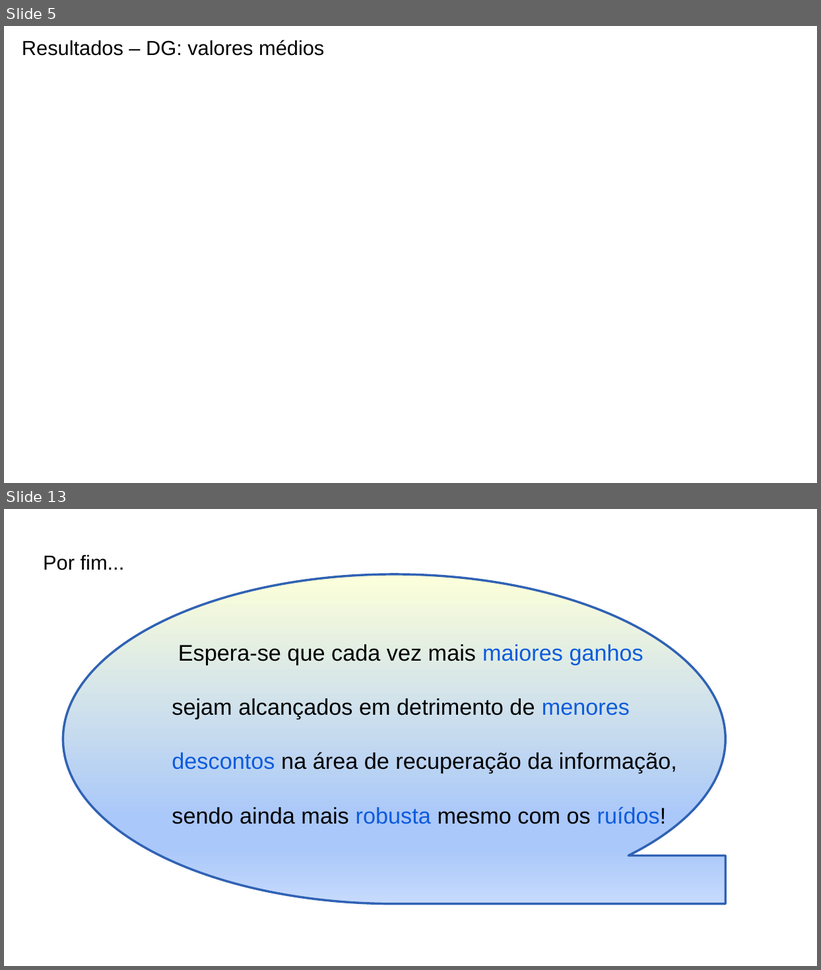
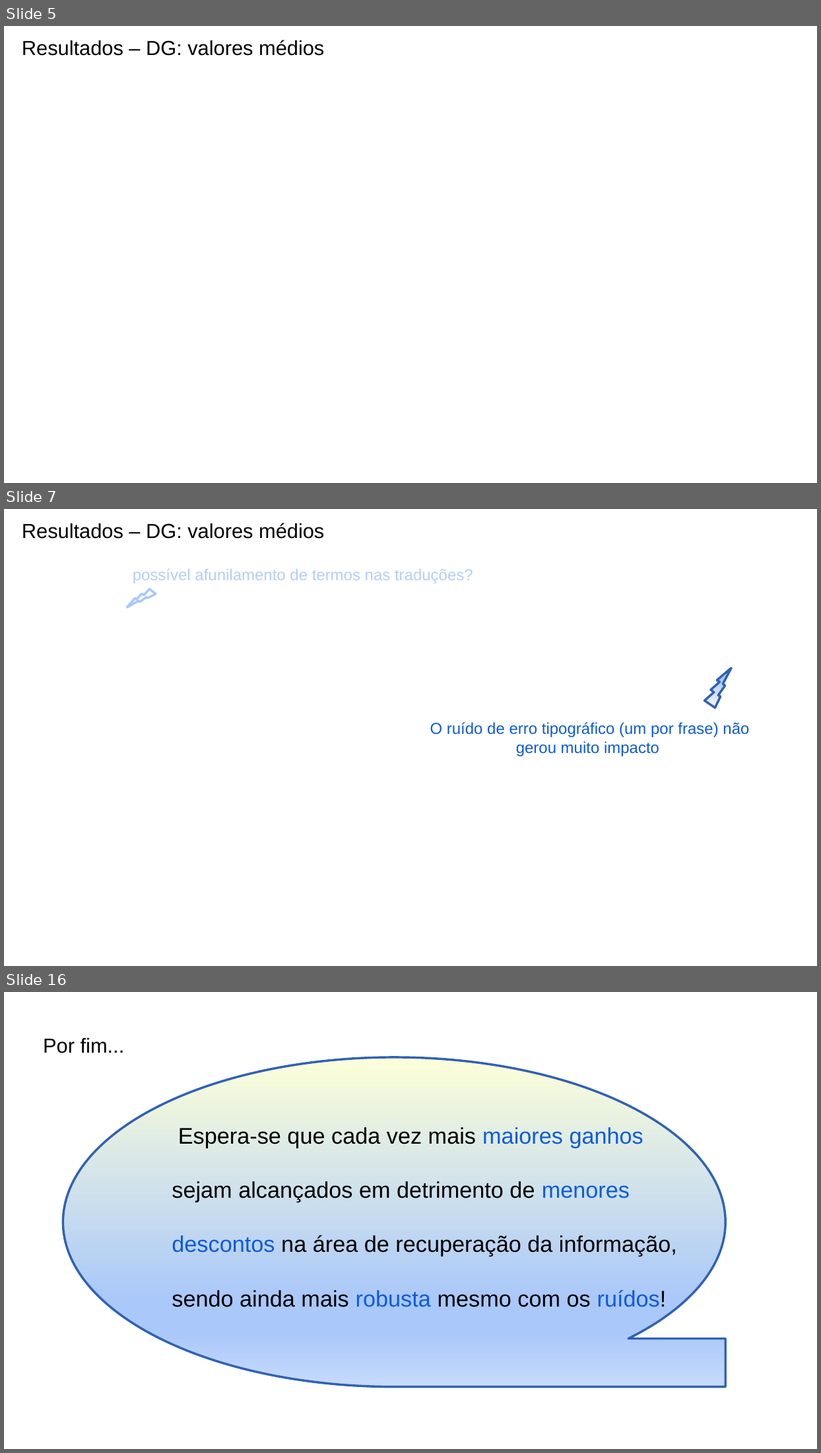
Before and after one commit to leonardo3108/robustez-query, a slide deck: docs/presentations/Apresentação final - 20211209.pptx. Shown one above the other, each under a label of ours: slides 5 and 13 before the commit, slides 5, 7 and 16 after it; the slides between them are not shown. The pictures are 821x970 and 821x1453 pixels, drawn with LibreOffice and Linux fonts; fonts in the diff are those of the drawing; background and template pictures are left out. Boxes give left, top, right and bottom in pixels: in the first picture for what was removed or moved away, otherwise in the second. Text is boxed around its words. In the diff, an @@ line names an element or a change of style, - is before the commit and + after.

```diff
--- a/docs/presentations/Apresentação final - 20211209.pptx
+++ b/docs/presentations/Apresentação final - 20211209.pptx
@@ slide 7 added at box(4, 509, 817, 966), background picture (left out) @@
@@ title added at box(22, 523, 324, 539), 18 pt, text #000000 @@
+Resultados – DG: valores médios
@@ text added at box(133, 568, 473, 584), 14 pt, text #B3CEFB @@
+possível afunilamento de termos nas traduções?
@@ lightning bolt added at box(124, 588, 157, 607), outline #AAC8FA 2 pt @@
@@ lightning bolt added at box(705, 668, 732, 708), fill gradient #F6F9FE to #AAC8FA to #C6DAFC, outline #3162B5 2 pt @@
@@ text added at box(430, 722, 749, 757), 14 pt, text #0D5BDC @@
+O ruído de erro tipográfico (um por frase) não gerou muito impacto
@@ what was slide 13 is now slide 16 @@
```
Also in this commit, not shown: 7 slides changed, 2 other slides added.
